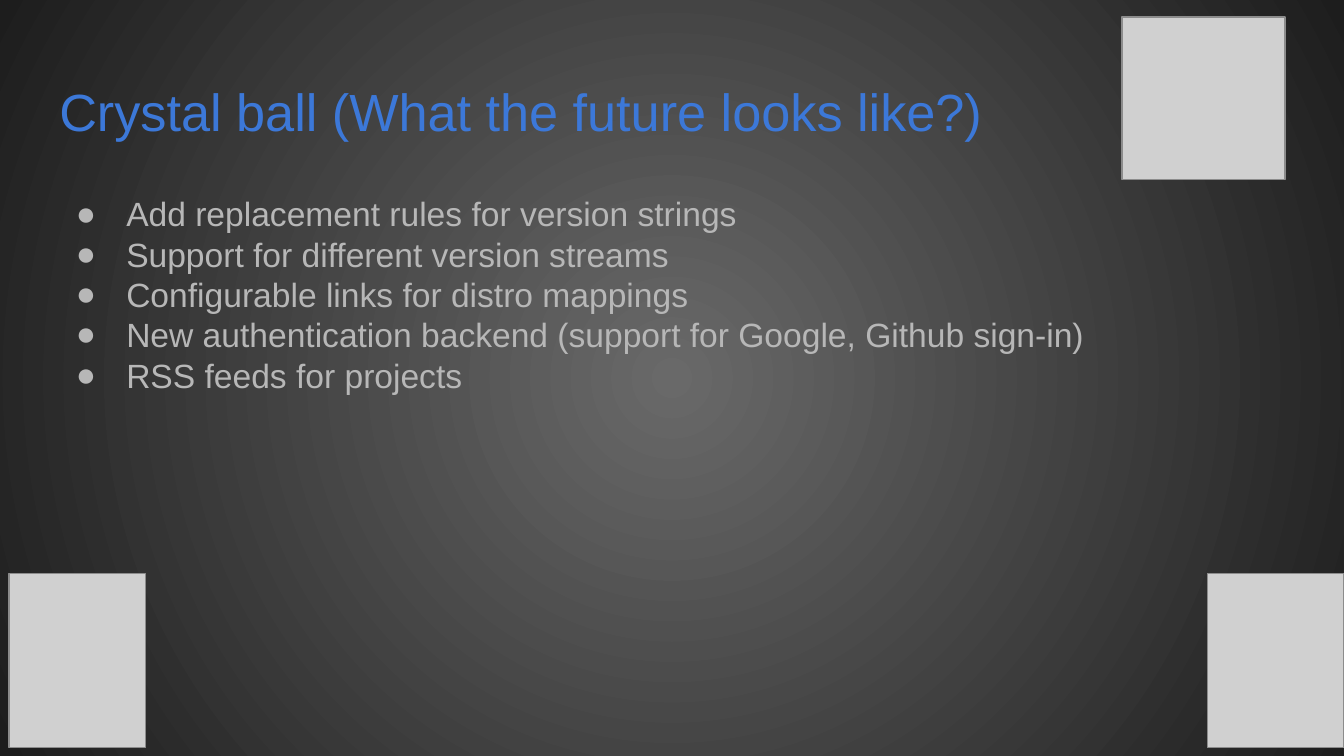
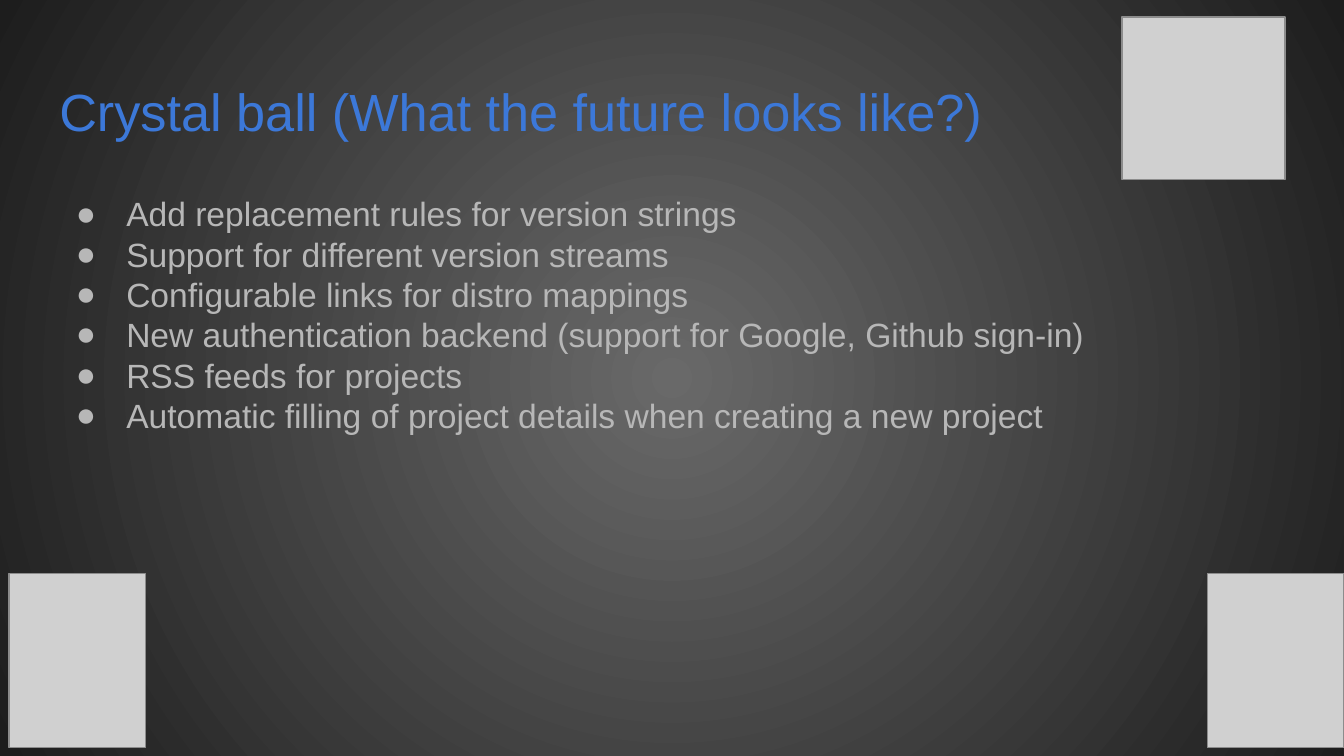
Before and after one commit to Zlopez/fedora_slides, a slide deck: slide 7 of Fedora Nest 2022/What's new in the land of release-monitoring.org/What's new in the land of release-monitoring.org.odp. Drawn at 1344x756 pixels with LibreOffice and Linux fonts; fonts in the diff are those of the drawing; grey boxes stand for pictures. Boxes give left, top, right and bottom in pixels: in the first picture for what was removed or moved away, otherwise in the second. Text is boxed around its words. In the diff, an @@ line names an element or a change of style, - is before the commit and + after.

```diff
--- a/Fedora Nest 2022/What's new in the land of release-monitoring.org/What's new in the land of release-monitoring.org.odp
+++ b/Fedora Nest 2022/What's new in the land of release-monitoring.org/What's new in the land of release-monitoring.org.odp
@@ text at (126,403,1043,434): paragraph added @@
+● Automatic filling of project details when creating a new project
```
Also in this commit, not shown: 2 other slides changed, 2 other files.
